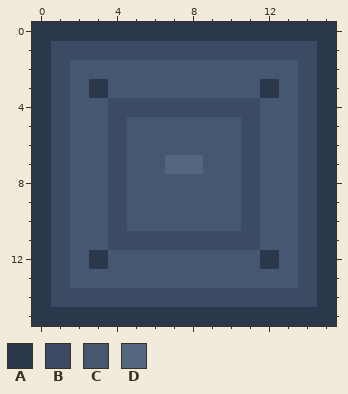
Two versions of one pixel-art file, src/main/art/machines/block/ctm/advstructureblock/base.aseprite. That is the earlier state.
16x16 pixels, 1 frame. Colours within 5 levels of each other are drawn and written as one.
Palette (. is transparent): A #2b374b  B #3b4b63  C #465871  D #556780
After the commit:
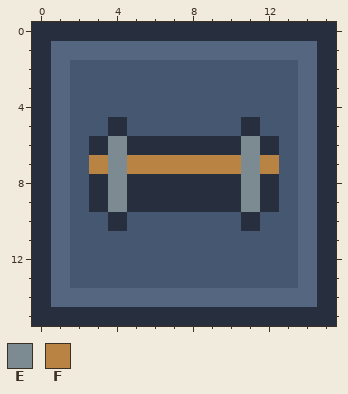
Colours new in this view: E #7b8b91  F #b98343
From old to new:
layer "Casing and perimeter" added
layer "Recessed channel and clips" added
layer "Material" removed
layer "Seams and recesses" removed
layer "Hardware and tone variation" removed
colour A: #2b374b -> #272e3e
Layers "Recessed channel and clips", "Casing and perimeter":
y 1: x 1..14 BBBBBBBBBBBBBB -> DDDDDDDDDDDDDD
y 2: x 1 B -> D; x 14 B -> D
y 3: x 1 B -> D; x 3 A -> C; x 12 A -> C; x 14 B -> D
y 4: x 1 B -> D; x 4..11 BBBBBBBB -> CCCCCCCC; x 14 B -> D
y 5: x 1 B -> D; x 4 B -> A; x 11 B -> A; x 14 B -> D
y 6: x 1 B -> D; x 3..12 CBCCCCCCBC -> AEAAAAAAEA; x 14 B -> D
y 7: x 1 B -> D; x 3..12 CBCCDDCCBC -> FEFFFFFFEF; x 14 B -> D
y 8..9: x 1 B -> D; x 3..12 CBCCCCCCBC -> AEAAAAAAEA; x 14 B -> D
y 10: x 1 B -> D; x 4 B -> A; x 11 B -> A; x 14 B -> D
y 11: x 1 B -> D; x 4..11 BBBBBBBB -> CCCCCCCC; x 14 B -> D
y 12: x 1 B -> D; x 3 A -> C; x 12 A -> C; x 14 B -> D
y 13: x 1 B -> D; x 14 B -> D
y 14: x 1..14 BBBBBBBBBBBBBB -> DDDDDDDDDDDDDD
Boxes around the changes in both pictures, in picture pixels (x1, y1, x2, y2):
changed: (32, 22, 336, 326)
